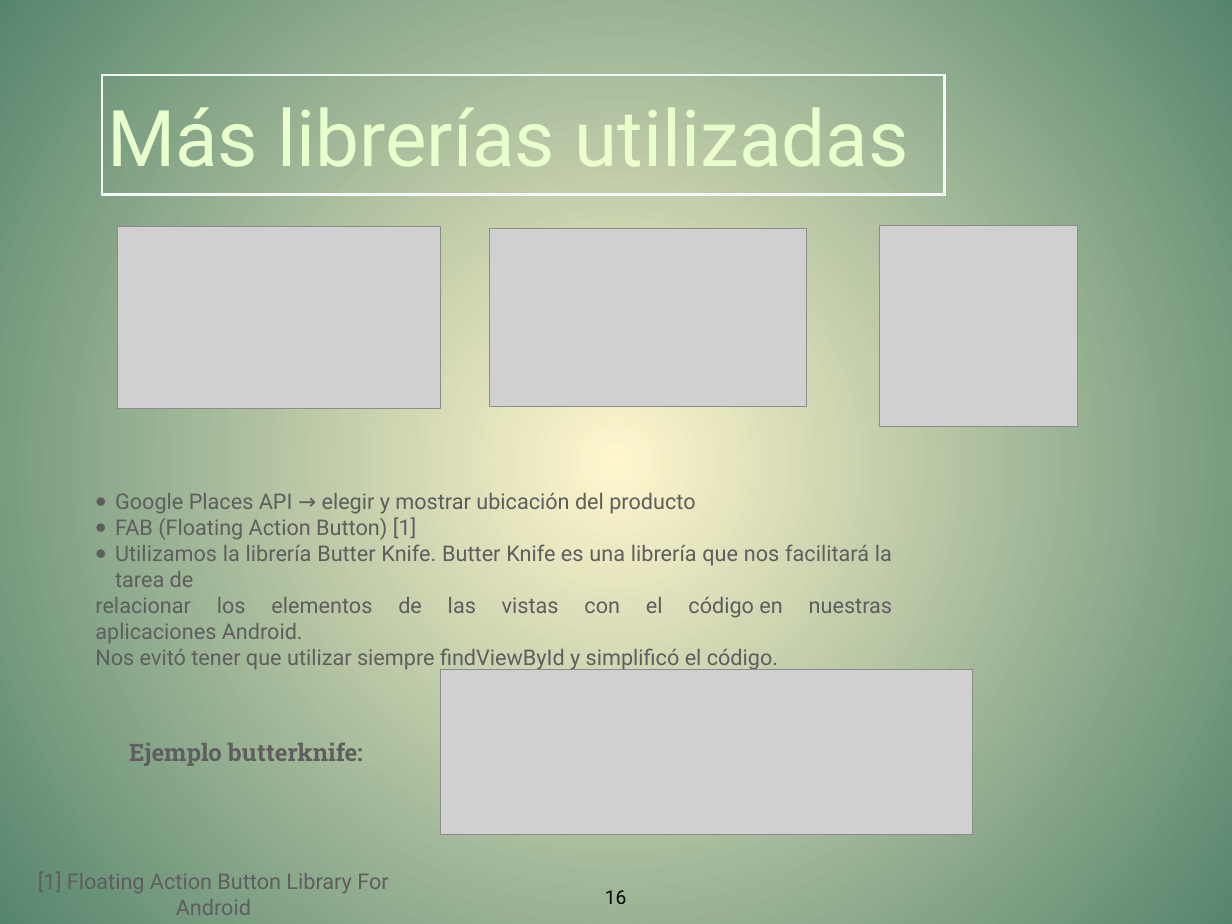
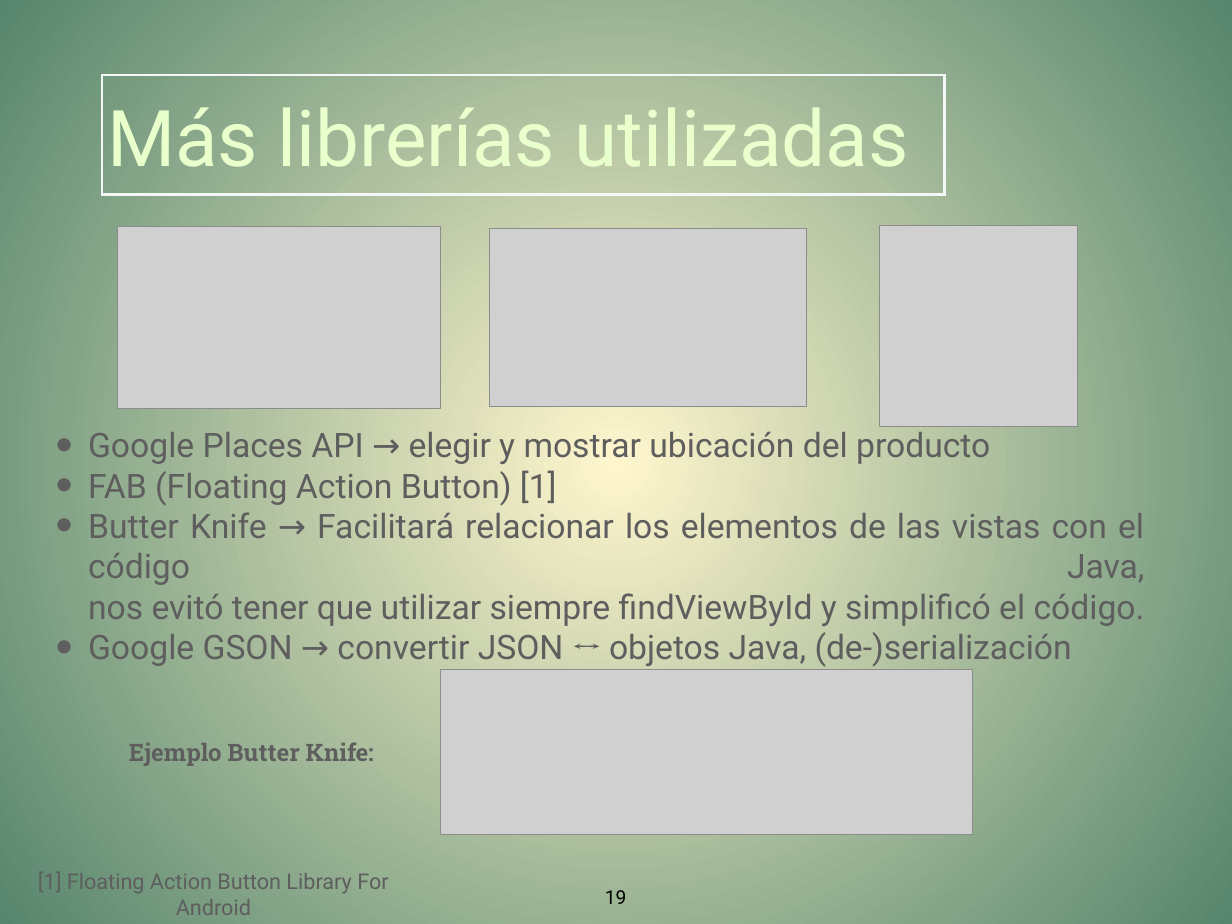
Before and after one commit to todeit02/GarageSale, a slide deck: slide 19 of Presentacion/PresentacionCMppt_2.pptx (slide 16 before the commit). Drawn at 1232x924 pixels with LibreOffice and Linux fonts; fonts in the diff are those of the drawing; grey boxes stand for pictures. Boxes give left, top, right and bottom in pixels: in the first picture for what was removed or moved away, otherwise in the second. Text is boxed around its words. In the diff, an @@ line names an element or a change of style, - is before the commit and + after.

```diff
--- a/Presentacion/PresentacionCMppt_2.pptx
+++ b/Presentacion/PresentacionCMppt_2.pptx
@@ text "Google Places API → elegir ...": place and size @@
-text "Google Places API → elegir ..." at bbox=[95, 493, 892, 672]
+text "Google Places API → elegir ..." at bbox=[88, 426, 1145, 666]
@@ text at bbox=[88, 426, 990, 506]: size 18 to 28 pt in "Google Places API → elegir y mostrar ...", "FAB (Floating Action Button) [1]"; indent changed @@
@@ text at bbox=[88, 512, 1145, 666]: text changed; size 18 to 28 pt @@
-• Utilizamos la librería Butter Knife. Butter Knife es una librería que nos facilitará la tarea de
-relacionar los elementos de las vistas con el código en nuestras aplicaciones Android.
-Nos evitó tener que utilizar siempre findViewById y simplificó el código.
+• Butter Knife → Facilitará relacionar los elementos de las vistas con el código Java,
+  nos evitó tener que utilizar siempre findViewById y simplificó el código.
+• Google GSON → convertir JSON ↔ objetos Java, (de-)serialización
@@ text at bbox=[129, 742, 374, 766]: text changed @@
-Ejemplo butterknife:
+Ejemplo Butter Knife:
@@ page number at bbox=[605, 890, 627, 904]: text changed @@
-16
+19
```
Also in this commit, not shown: 9 other slides changed, 3 slides added.
